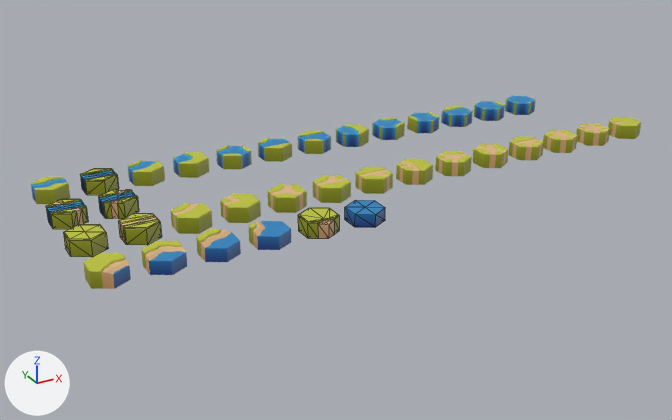
Before and after pictures for a commit that changed the glTF model public/assets/models/hex-terrain.glb.
Both versions are drawn from a 50 mm lens placed at (30.0, -64.0, 22.0), pointed at (55.8, -17.1, -1.4). The lights are fixed; the arrows at lower left show +X, +Y and +Z. Mesh edges are drawn as thin lines on the coarser meshes.

Script lines for the objects in view, before the commit:
```python
me_hex_river_a_curvy = bpy.data.meshes.new('hex_river_A_curvy')
me_hex_river_a_curvy.from_pydata(...)  # 107 vertices, 210 faces; spans x -1.0..1.0, y -1.15..1.15, z -1.0..0.0
me_hex_river_a_curvy.materials.append(mat_hexagons_medieval)  # picture img_hexagons_medieval
me_hex_road_e = bpy.data.meshes.new('hex_road_E')
me_hex_road_e.from_pydata(...)  # 70 vertices, 136 faces; spans x -1.0..1.0, y -1.15..1.15, z -1.0..0.0
me_hex_road_e.materials.append(mat_hexagons_medieval)  # picture img_hexagons_medieval
me_hex_water = bpy.data.meshes.new('hex_water')
me_hex_water.from_pydata(...)  # a 6-sided cylinder along z spanning x -1.0..1.0, y -1.15..1.15, z -1.0..-0.2
me_hex_water.materials.append(mat_hexagons_medieval)  # picture img_hexagons_medieval
ob_hex_river_a_curvy = bpy.data.objects.new('hex_river_A_curvy', me_hex_river_a_curvy)
ob_hex_river_a_curvy.location = (40.0, -10.0, 1.0)
ob_hex_road_e = bpy.data.objects.new('hex_road_E', me_hex_road_e)
ob_hex_road_e.location = (55.0, -18.0, 1.0)
ob_hex_water = bpy.data.objects.new('hex_water', me_hex_water)
ob_hex_water.location = (55.0, -22.0, 1.0)
# also in view: 'hex_river_crossing_A' at (40.0, -14.0, 0.5); 'hex_road_D' at (52.0, -18.0, 0.5); 'hex_river_C' at (49.0, -10.0, 0.5); 'hex_river_F' at (58.0, -10.0, 0.5); 'hex_grass' at (40.0, -18.0, 0.5)
```
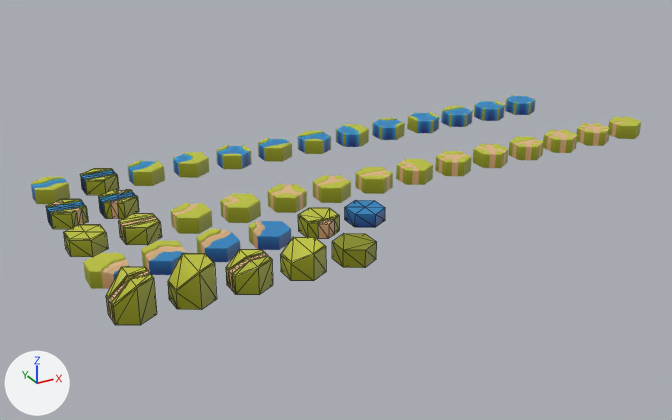
What differs and where, as boxes [x1, y1, x2, y2] in the pictures (672 x 420 px):
'hex_road_A_sloped_high', added (yellow): after [106, 267, 157, 325]
'hex_grass_sloped_high', added (yellow): after [168, 253, 217, 310]
'hex_road_A_sloped_low', added (yellow): after [226, 249, 273, 295]
'hex_grass_sloped_low', added (yellow): after [281, 237, 326, 281]
'hex_grass_bottom', added (yellow): after [332, 233, 377, 268]

What the commit changed:
Mesh me_hex_grass_sloped_high is new.
It has 19 vertices, 34 faces and spans x -1.0..1.0, y -1.15..1.15, z -1.0..1.0.
It uses material mat_hexagons_medieval (picture img_hexagons_medieval).
Mesh me_hex_road_a_sloped_high is new.
It has 51 vertices, 98 faces and spans x -1.0..1.0, y -1.15..1.15, z -1.0..1.0.
It uses material mat_hexagons_medieval (picture img_hexagons_medieval).
Mesh me_hex_grass_sloped_low is new.
It has 19 vertices, 34 faces and spans x -1.0..1.0, y -1.15..1.15, z -1.0..0.5.
It uses material mat_hexagons_medieval (picture img_hexagons_medieval).
Mesh me_hex_grass_bottom is new.
It is a 6-sided cylinder along z spanning x -1.0..1.0, y -1.15..1.15, z -1.0..0.0.
It uses material mat_hexagons_medieval (picture img_hexagons_medieval).
Mesh me_hex_road_a_sloped_low is new.
It has 53 vertices, 102 faces and spans x -1.0..1.0, y -1.15..1.15, z -1.0..0.5.
It uses material mat_hexagons_medieval (picture img_hexagons_medieval).
Object 'hex_grass_sloped_high' (ob_hex_grass_sloped_high) is new; it shows me_hex_grass_sloped_high.
Its location is (43.0, -26.0, 1.0).
Object 'hex_road_A_sloped_high' (ob_hex_road_a_sloped_high) is new; it shows me_hex_road_a_sloped_high.
Its location is (40.0, -26.0, 1.0).
Object 'hex_grass_sloped_low' (ob_hex_grass_sloped_low) is new; it shows me_hex_grass_sloped_low.
Its location is (49.0, -26.0, 1.0).
Object 'hex_grass_bottom' (ob_hex_grass_bottom) is new; it shows me_hex_grass_bottom.
Its location is (52.0, -26.0, 1.0).
Object 'hex_road_A_sloped_low' (ob_hex_road_a_sloped_low) is new; it shows me_hex_road_a_sloped_low.
Its location is (46.0, -26.0, 1.0).
